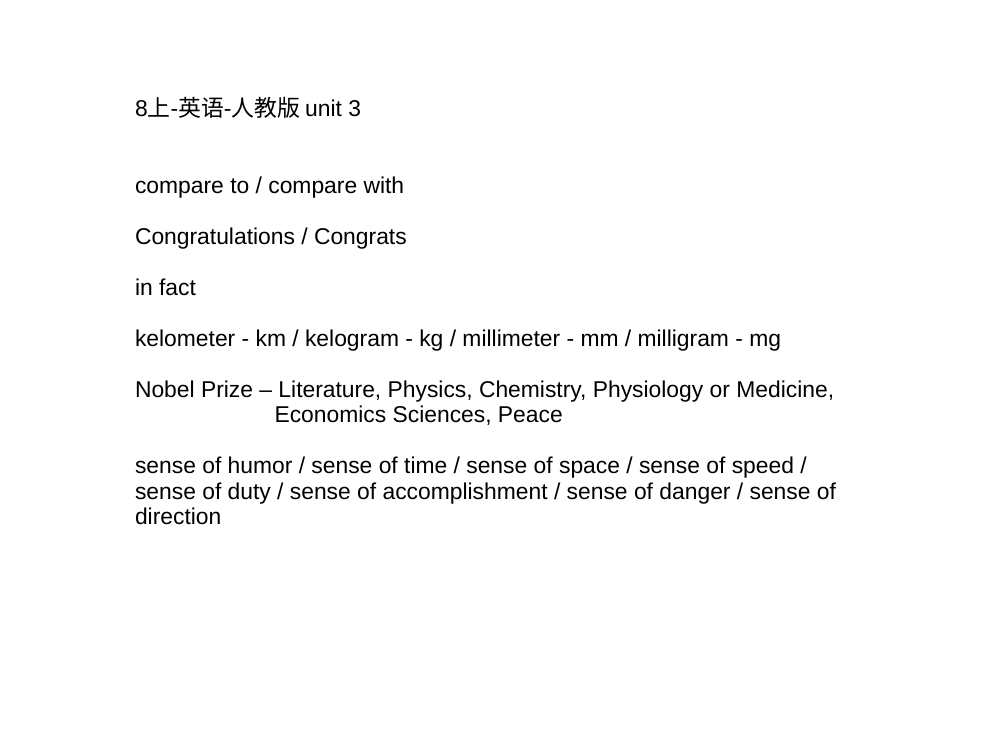
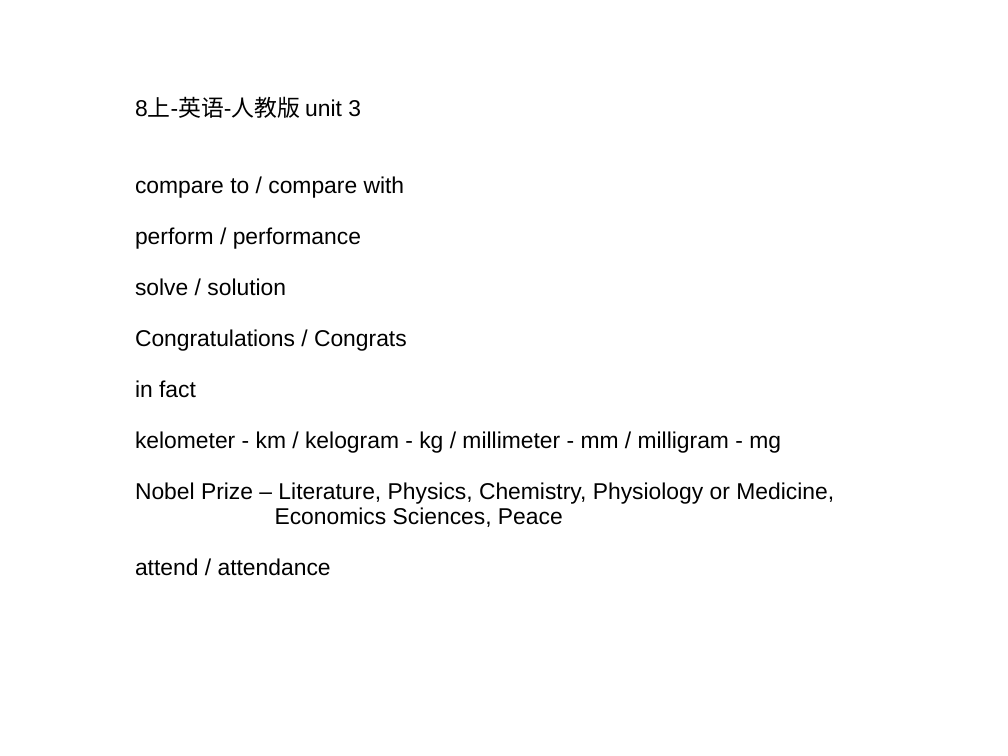
Before and after one commit to ericzhang/english-math, a slide deck: slide 1 of english/grade-8-上/8上英语人教版-unit-3-words.ppt. Drawn at 1008x756 pixels with LibreOffice and Linux fonts; fonts in the diff are those of the drawing. Boxes give left, top, right and bottom in pixels: in the first picture for what was removed or moved away, otherwise in the second. Text is boxed around its words. In the diff, an @@ line names an element or a change of style, - is before the commit and + after.

```diff
--- a/english/grade-8-上/8上英语人教版-unit-3-words.ppt
+++ b/english/grade-8-上/8上英语人教版-unit-3-words.ppt
@@ text at (135, 227, 361, 296): paragraphs added @@
+perform / performance
+solve / solution
@@ text at (135, 558, 331, 576): text changed @@
-sense of humor / sense of time / sense of space / sense of speed / sense of duty / sense of accomplishment / sense of danger / sense of direction
+attend / attendance
```
Also in this commit, not shown: 5 slides added, 11 other files.
